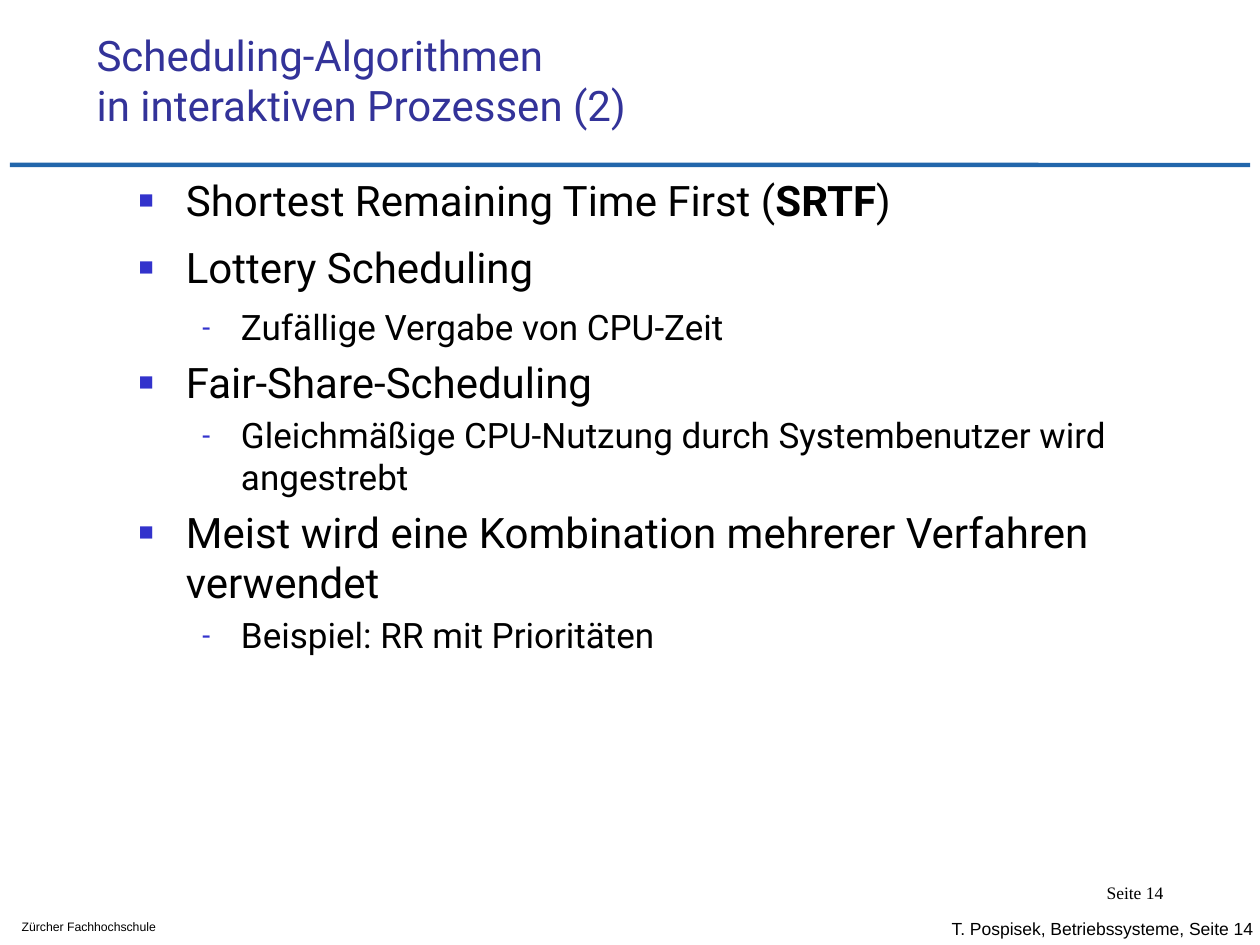
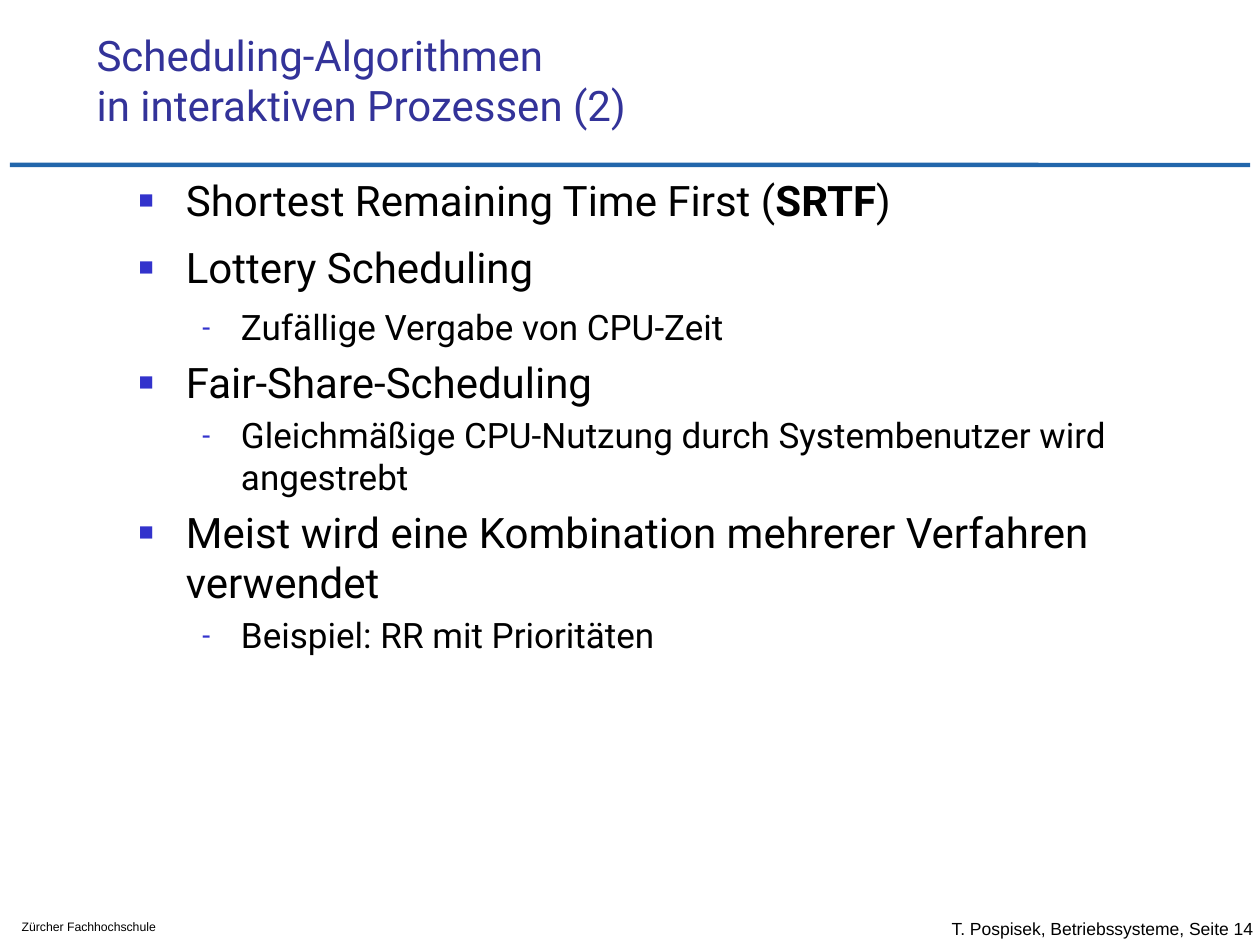
Before and after one commit to tpo/betriebssysteme, a slide deck: slide 14 of 05-3_CPU_Scheduling_Grundkonzepte.odp. Drawn at 1260x945 pixels with LibreOffice and Linux fonts; fonts in the diff are those of the drawing; background and template pictures are left out. Boxes give left, top, right and bottom in pixels: in the first picture for what was removed or moved away, otherwise in the second. Text is boxed around its words. In the diff, an @@ line names an element or a change of style, - is before the commit and + after.

Commit message:
S.14 überflüssigen Seitenzähler entfernt

```diff
--- a/05-3_CPU_Scheduling_Grundkonzepte.odp
+++ b/05-3_CPU_Scheduling_Grundkonzepte.odp
@@ page number removed at (x1=1107, y1=887, x2=1163, y2=899) @@
-Seite 14
```
Also in this commit, not shown: 1 other file.
